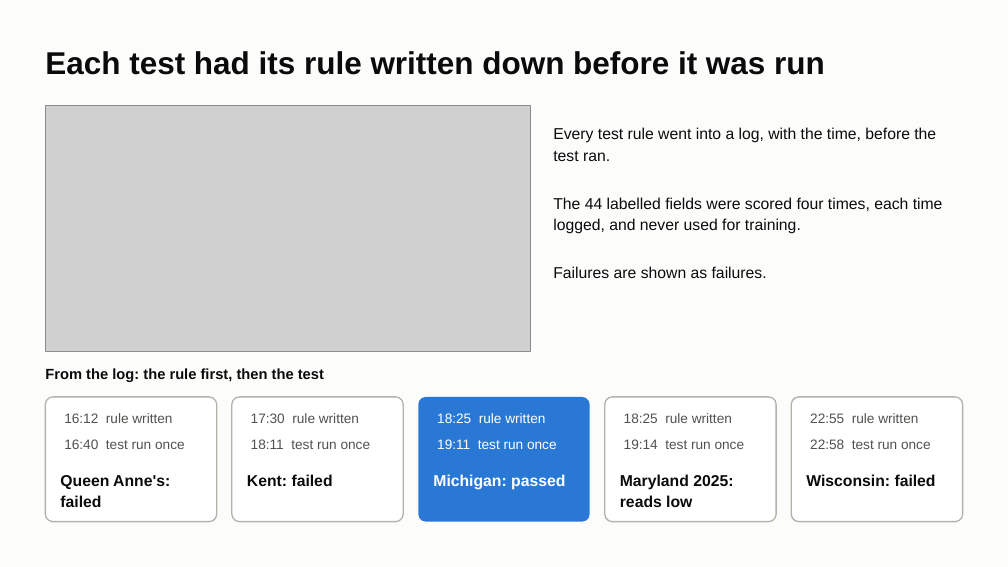
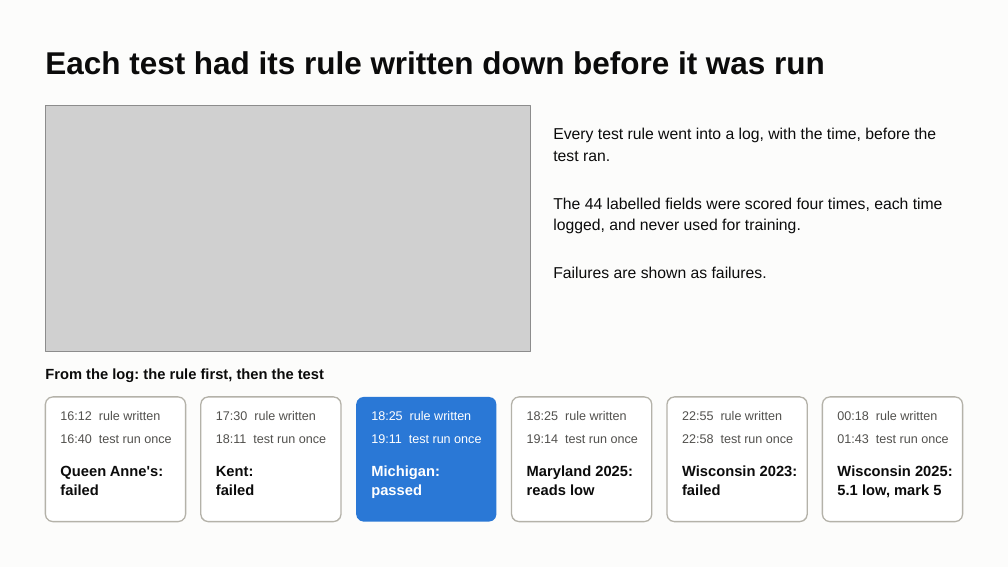
Before and after one commit to ChenSiyun1234/FieldVision, a slide deck: slide 20 of handoff/presentation/FieldVision_model_story.pptx. Drawn at 1008x567 pixels with LibreOffice and Linux fonts; fonts in the diff are those of the drawing; grey boxes stand for pictures. Boxes give left, top, right and bottom in pixels: in the first picture for what was removed or moved away, otherwise in the second. Text is boxed around its words. In the diff, an @@ line names an element or a change of style, - is before the commit and + after.

Commit message:
Deck: Wisconsin 2025 clean test on the scoreboard; the update of USDA's last figure moved to the detail slides

```diff
--- a/handoff/presentation/FieldVision_model_story.pptx
+++ b/handoff/presentation/FieldVision_model_story.pptx
@@ rounded rectangle: place and size @@
-rounded rectangle at <box>45,397,217,522</box>
+rounded rectangle at <box>45,397,186,522</box>
@@ rounded rectangle: place and size @@
-rounded rectangle at <box>232,397,404,522</box>
+rounded rectangle at <box>201,397,342,522</box>
@@ text "17:30 rule written": place and size @@
-text "17:30 rule written" at <box>251,413,359,423</box>
+text "17:30 rule written" at <box>216,411,316,420</box>
@@ rounded rectangle: place and size @@
-rounded rectangle at <box>418,397,590,522</box>
+rounded rectangle at <box>356,397,497,522</box>
@@ text "18:25 rule written": place and size @@
-text "18:25 rule written" at <box>437,413,545,423</box>
+text "18:25 rule written" at <box>371,411,471,420</box>
@@ rounded rectangle: place and size @@
-rounded rectangle at <box>605,397,777,522</box>
+rounded rectangle at <box>512,397,653,522</box>
@@ text "18:25 rule written": place and size @@
-text "18:25 rule written" at <box>624,413,732,423</box>
+text "18:25 rule written" at <box>527,411,627,420</box>
@@ rounded rectangle: place and size @@
-rounded rectangle at <box>792,397,963,522</box>
+rounded rectangle at <box>667,397,808,522</box>
@@ text "22:55 rule written": place and size @@
-text "22:55 rule written" at <box>810,413,918,423</box>
+text "22:55 rule written" at <box>682,411,782,420</box>
@@ rounded rectangle added at <box>823,397,963,522</box>, fill #FFFFFF, outline #B4B2A9 1.25 pt @@
@@ text added at <box>837,411,937,420</box>, 12 pt, text #52514E @@
+00:18 rule written
@@ text "18:11 test run once": place and size @@
-text "18:11 test run once" at <box>251,439,371,449</box>
+text "18:11 test run once" at <box>216,434,326,443</box>
@@ text "19:11 test run once": place and size @@
-text "19:11 test run once" at <box>437,439,557,449</box>
+text "19:11 test run once" at <box>371,434,481,443</box>
@@ text "19:14 test run once": place and size @@
-text "19:14 test run once" at <box>624,439,745,449</box>
+text "19:14 test run once" at <box>527,434,638,443</box>
@@ size 13 to 12 pt in 10 elements at <box>60,411,160,420</box>, <box>60,434,171,443</box>, <box>216,411,316,420</box>, <box>216,434,326,443</box>, <box>371,411,471,420</box>, <box>371,434,481,443</box>, <box>527,411,627,420</box>, <box>527,434,638,443</box>, <box>682,411,782,420</box>, <box>682,434,793,443</box> @@
@@ text "22:58 test run once": place and size @@
-text "22:58 test run once" at <box>810,439,931,449</box>
+text "22:58 test run once" at <box>682,434,793,443</box>
@@ text added at <box>837,434,948,443</box>, 12 pt, text #52514E @@
+01:43 test run once
@@ text at <box>60,465,163,495</box>: text changed; size 15 to 14 pt @@
-Queen Anne's: failed
+Queen Anne's:
+failed
@@ text at <box>216,466,254,495</box>: text changed; size 15 to 14 pt @@
-Kent: failed
+Kent:
+failed
@@ text at <box>371,465,440,498</box>: text changed; size 15 to 14 pt @@
-Michigan: passed
+Michigan:
+passed
@@ text at <box>527,465,633,495</box>: text changed; size 15 to 14 pt @@
-Maryland 2025: reads low
+Maryland 2025:
+reads low
@@ text at <box>682,465,798,495</box>: text changed; size 15 to 14 pt @@
-Wisconsin: failed
+Wisconsin 2023:
+failed
@@ text added at <box>837,465,953,498</box>, 14 pt, text #0B0B0B, bold @@
+Wisconsin 2025:
+5.1 low, mark 5
```
Also in this commit, not shown: 4 other slides changed, 1 other file.
